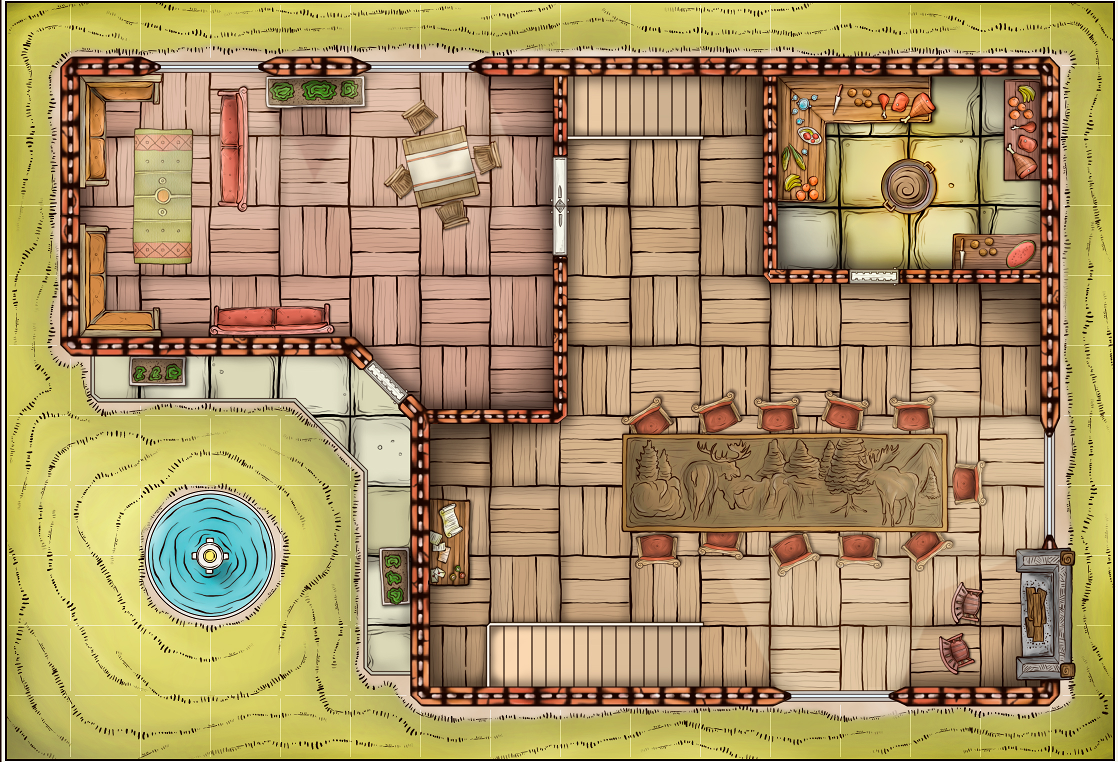
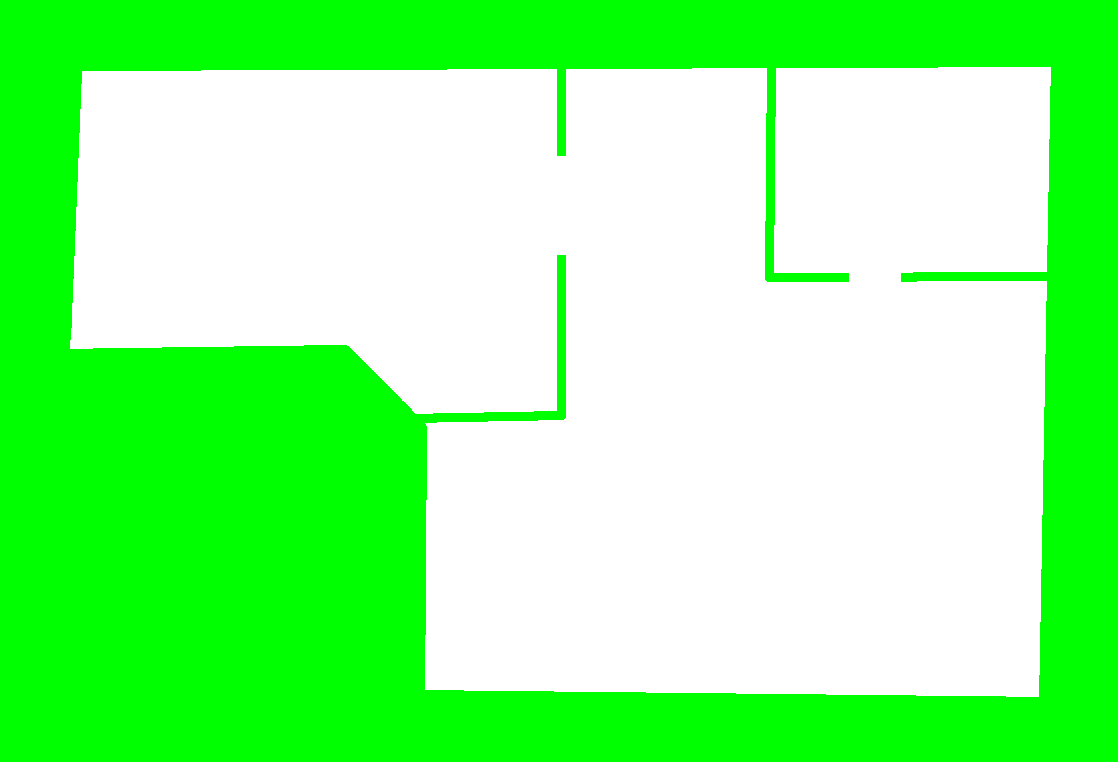
Layers edited between the first and the second (1118, 762) image:
showed "Capa", painted on it over [0, 0, 1118, 762]
hid "350 Cloudwhisper Manor-PC.jpg" over [0, 0, 1118, 762]
